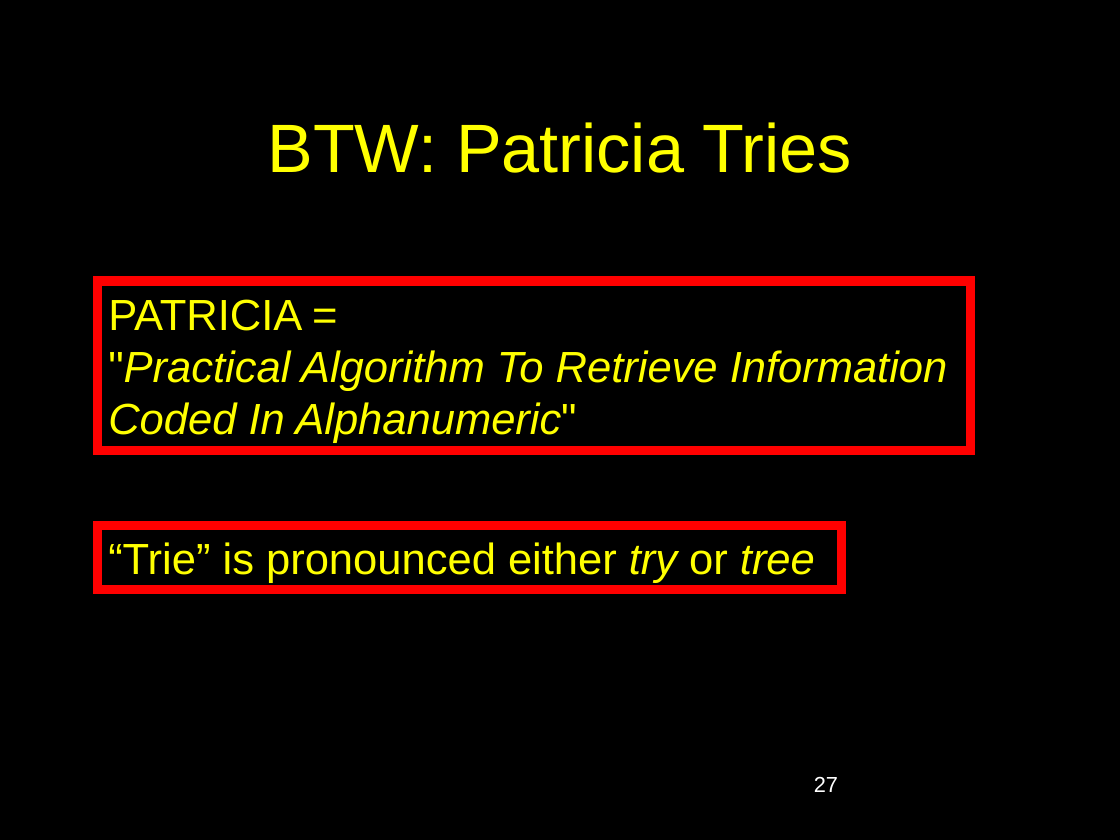
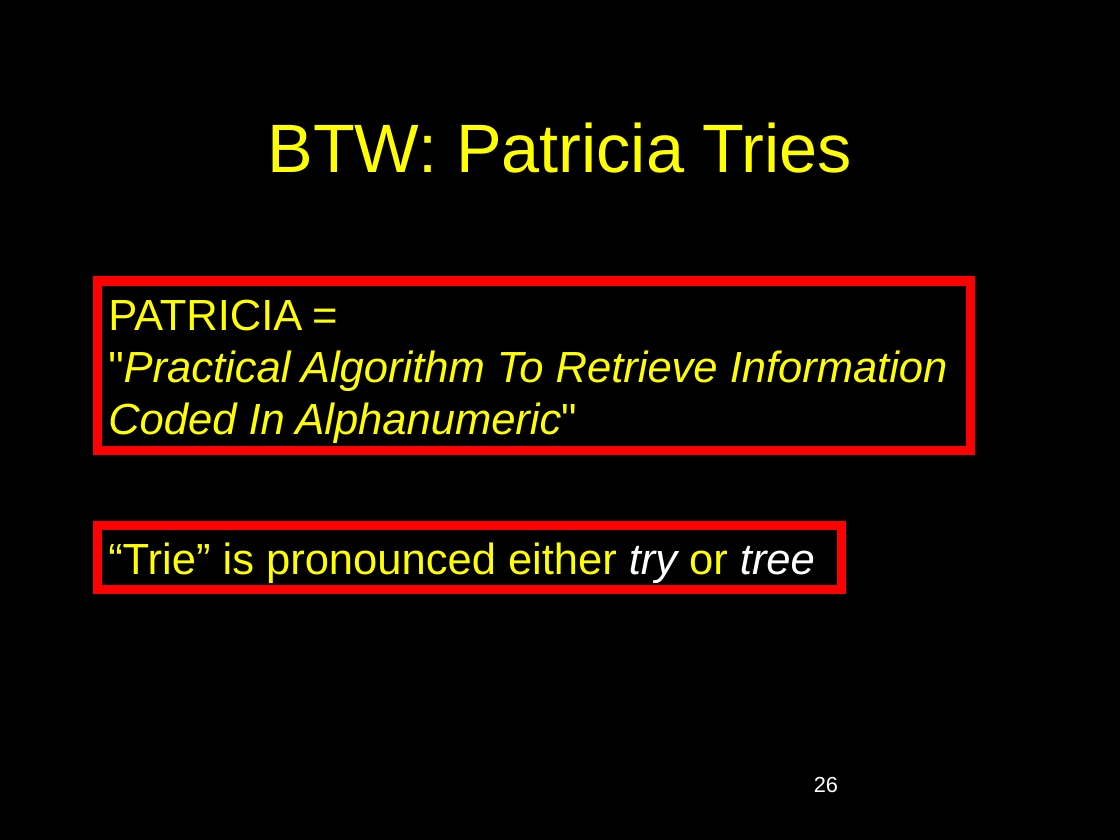
Before and after one commit to jadsmaeil/csci1951l, a slide deck: slide 26 of public/lecture-7-ethereum-data-structures.pptx (slide 27 before the commit). Drawn at 1120x840 pixels with LibreOffice and Linux fonts; fonts in the diff are those of the drawing. Boxes give left, top, right and bottom in pixels: in the first picture for what was removed or moved away, otherwise in the second. Text is boxed around its words. In the diff, an @@ line names an element or a change of style, - is before the commit and + after.

```diff
--- a/public/lecture-7-ethereum-data-structures.pptx
+++ b/public/lecture-7-ethereum-data-structures.pptx
@@ rectangle "“Trie” is pronounced either try ..." at (97,525,841,589): text colour #FFFF00 to #FFFFFF in "try tree" @@
@@ page number at (814,776,838,793): text changed @@
-27
+26
```
Also in this commit, not shown: 9 other slides changed, 1 slide removed, 9 other files.
